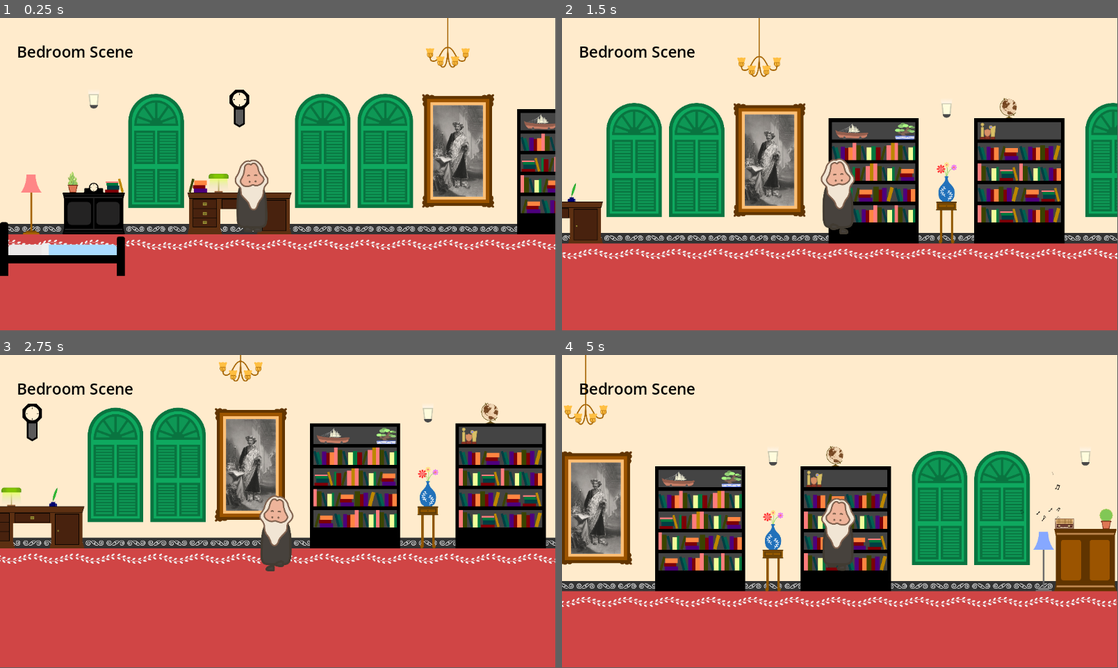
Above: before the commit, frames 1-4 (two rows, left to right).
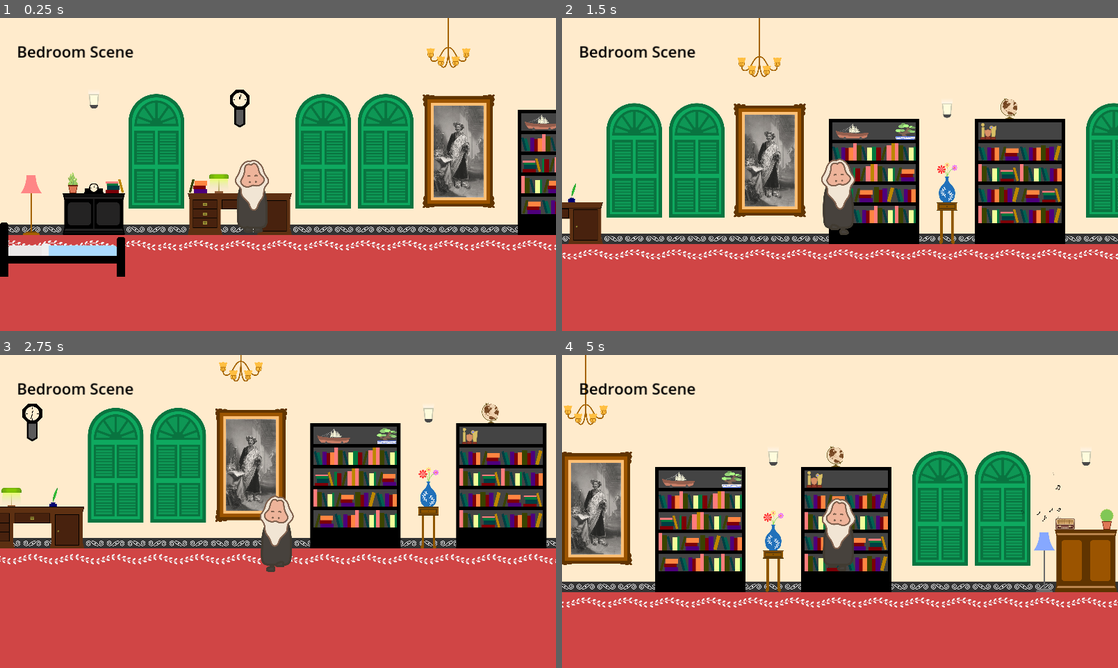
Above: after the commit, the same moments.

Repository: captainAyan/tagore_game
Game: Godot game, scene res://scenes/bedroom_scene.tscn
The game is run twice, just before and just after one commit, with the same random seed, the same clock (stepped at 60 frames per second) and the same inputs.
Inputs:
- Up to frame 1 (0.25 s): no input
- Up to frame 2 (1.5 s): tap Enter (ui_accept) at 0.5, 0.77 s; hold Right (ui_right) from 0.53 s (still down)
- Up to frame 3 (2.75 s): tap Enter (ui_accept) at 1.52 s; release Right (ui_right) at 2.03 s; hold Left (ui_left) from 2.03 s (still down)
- Up to frame 4 (5 s): release Left (ui_left) at 2.78 s; hold Right (ui_right) 2.78-4.28 s; tap Enter (ui_accept) at 3.02, 3.77, 4.52 s; hold Left (ui_left) from 4.28 s (still down)
In our replay, the window is 799x449 before the commit and 800x450 after it. These sizes can differ from the game's own. Grey fills any space a smaller window leaves; there, only what the larger window draws over its background counts as a difference.

The runs differ from the first frame. In frame 1, 6.2% of the frame differs, in the area x 0-100%, y 0-83%; in frame 2, 7.0%, in the area x 0-100%, y 0-78%; in frame 3, 5.5%; in frame 4, 6.9%.

Commit message:
added clock hands

Diff:
--- a/project.godot
+++ b/project.godot
@@ -22,6 +22,7 @@
 [display]
 
 window/size/resizable=false
+window/stretch/mode="canvas_items"
 
 [input]
 
--- a/scenes/2nd_floor_corridor_3rd_floor_corridor_stairs_scene.tscn
+++ b/scenes/2nd_floor_corridor_3rd_floor_corridor_stairs_scene.tscn
@@ -48,7 +48,9 @@
 position = Vector2(428, 4461)
 button_label = "Enter Corridor"
 scene_file = "res://scenes/2nd_floor_corridor_scene.tscn"
+metadata/_edit_lock_ = true
 
 [node name="3rdFloorCorridorDoor" parent="." instance=ExtResource("5_c6frx")]
 position = Vector2(5764, 1724)
 button_label = "Test"
+metadata/_edit_lock_ = true
--- a/scenes/2nd_floor_corridor_scene.tscn
+++ b/scenes/2nd_floor_corridor_scene.tscn
@@ -63,8 +63,10 @@
 position = Vector2(12529, 1439)
 button_label = "Enter Bedroom"
 scene_file = "res://scenes/bedroom_scene.tscn"
+metadata/_edit_lock_ = true
 
 [node name="StairsDoor" parent="." instance=ExtResource("5_25eeo")]
 position = Vector2(1000, 1441)
 button_label = "Enter Stairs"
 scene_file = "res://scenes/2nd_floor_corridor_3rd_floor_corridor_stairs_scene.tscn"
+metadata/_edit_lock_ = true
--- a/scenes/bedroom_scene.tscn
+++ b/scenes/bedroom_scene.tscn
@@ -10,6 +10,7 @@
 [ext_resource type="Texture2D" uid="uid://d27qwtyi1efm6" path="res://assets/tileset/thakur_bari_tile_set.png" id="9_0iav5"]
 [ext_resource type="PackedScene" uid="uid://sbaiant8wohb" path="res://scenes/player.tscn" id="10_irk2n"]
 [ext_resource type="PackedScene" uid="uid://csq3w1g5yh0kj" path="res://scenes/door.tscn" id="10_jc67g"]
+[ext_resource type="PackedScene" uid="uid://ci7xg03cgk7k0" path="res://scenes/clock_hands.tscn" id="13_fc3gx"]
 
 [sub_resource type="Gradient" id="Gradient_ca1xc"]
 offsets = PackedFloat32Array(0, 0.192053, 0.589404, 0.980132)
@@ -292,3 +293,14 @@
 position = Vector2(7632, 432)
 button_label = "Enter Corridor"
 scene_file = "res://scenes/2nd_floor_corridor_scene.tscn"
+metadata/_edit_lock_ = true
+
+[node name="TableClockHands" parent="." instance=ExtResource("13_fc3gx")]
+position = Vector2(-647, 253)
+scale = Vector2(0.75, 0.75)
+metadata/_edit_lock_ = true
+
+[node name="WallClockHands" parent="." instance=ExtResource("13_fc3gx")]
+position = Vector2(360, -356)
+scale = Vector2(1.25, 1.25)
+metadata/_edit_lock_ = true
--- /dev/null
+++ b/scenes/clock_hands.gd
@@ -0,0 +1,5 @@
+extends Node2D
+
+
+func _ready():
+	$AnimationPlayer.play("clock_hand_anim")
--- /dev/null
+++ b/scenes/clock_hands.tscn
@@ -0,0 +1,85 @@
+[gd_scene load_steps=6 format=3 uid="uid://ci7xg03cgk7k0"]
+
+[ext_resource type="Script" path="res://scenes/clock_hands.gd" id="1_j4rf3"]
+[ext_resource type="Texture2D" uid="uid://cdaaj5dklcq35" path="res://assets/clock_minute_hand.png" id="3_2ep4o"]
+
+[sub_resource type="Animation" id="Animation_am53w"]
+length = 0.001
+tracks/0/type = "value"
+tracks/0/imported = false
+tracks/0/enabled = true
+tracks/0/path = NodePath("ClockHourHand:rotation")
+tracks/0/interp = 1
+tracks/0/loop_wrap = true
+tracks/0/keys = {
+"times": PackedFloat32Array(0),
+"transitions": PackedFloat32Array(1),
+"update": 0,
+"values": [0.0]
+}
+tracks/1/type = "value"
+tracks/1/imported = false
+tracks/1/enabled = true
+tracks/1/path = NodePath("ClockMinuteHand:rotation")
+tracks/1/interp = 1
+tracks/1/loop_wrap = true
+tracks/1/keys = {
+"times": PackedFloat32Array(0),
+"transitions": PackedFloat32Array(1),
+"update": 0,
+"values": [0.0]
+}
+
+[sub_resource type="Animation" id="Animation_1ljxx"]
+resource_name = "clock_hand_anim"
+length = 6.0
+loop_mode = 1
+tracks/0/type = "value"
+tracks/0/imported = false
+tracks/0/enabled = true
+tracks/0/path = NodePath("ClockHourHand:rotation")
+tracks/0/interp = 1
+tracks/0/loop_wrap = true
+tracks/0/keys = {
+"times": PackedFloat32Array(0, 3, 6),
+"transitions": PackedFloat32Array(1, 1, 1),
+"update": 0,
+"values": [0.0, 3.14159, 6.28319]
+}
+tracks/1/type = "value"
+tracks/1/imported = false
+tracks/1/enabled = true
+tracks/1/path = NodePath("ClockMinuteHand:rotation")
+tracks/1/interp = 1
+tracks/1/loop_wrap = true
+tracks/1/keys = {
+"times": PackedFloat32Array(0, 0.5, 1, 1.5, 2, 2.5, 3, 3.5, 4, 4.5, 5, 5.5, 6),
+"transitions": PackedFloat32Array(1, 1, 1, 1, 1, 1, 1, 1, 1, 1, 1, 1, 1),
+"update": 0,
+"values": [0.0, 6.28319, 12.5664, 18.8496, 25.1327, 31.4159, 37.6991, 43.9823, 50.2655, 56.5487, 62.8319, 69.115, 75.3982]
+}
+
+[sub_resource type="AnimationLibrary" id="AnimationLibrary_xrkyc"]
+_data = {
+"RESET": SubResource("Animation_am53w"),
+"clock_hand_anim": SubResource("Animation_1ljxx")
+}
+
+[node name="ClockHands" type="Node2D"]
+script = ExtResource("1_j4rf3")
+
+[node name="ClockHourHand" type="Sprite2D" parent="."]
+position = Vector2(-1.42109e-14, -2.84217e-14)
+scale = Vector2(2, 0.6)
+texture = ExtResource("3_2ep4o")
+
+[node name="ClockMinuteHand" type="Sprite2D" parent="."]
+position = Vector2(9.53674e-07, -5.96119e-08)
+scale = Vector2(2, 1)
+texture = ExtResource("3_2ep4o")
+
+[node name="AnimationPlayer" type="AnimationPlayer" parent="."]
+speed_scale = 0.1
+libraries = {
+"": SubResource("AnimationLibrary_xrkyc")
+}
Binary file added: assets/clock_minute_hand.png
Not shown, added: assets/clock_minute_hand.png.import
Not shown: 1 places in scenes/bedroom_scene.tscn that only renumber resources
